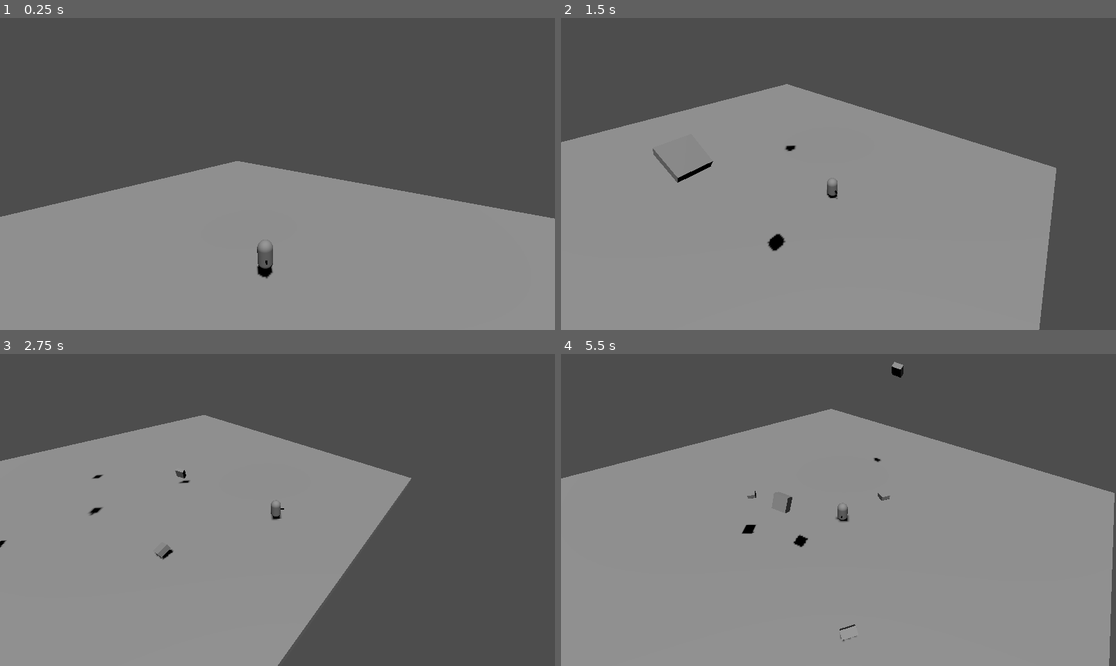
Above: before the commit, frames 1-4 (two rows, left to right).
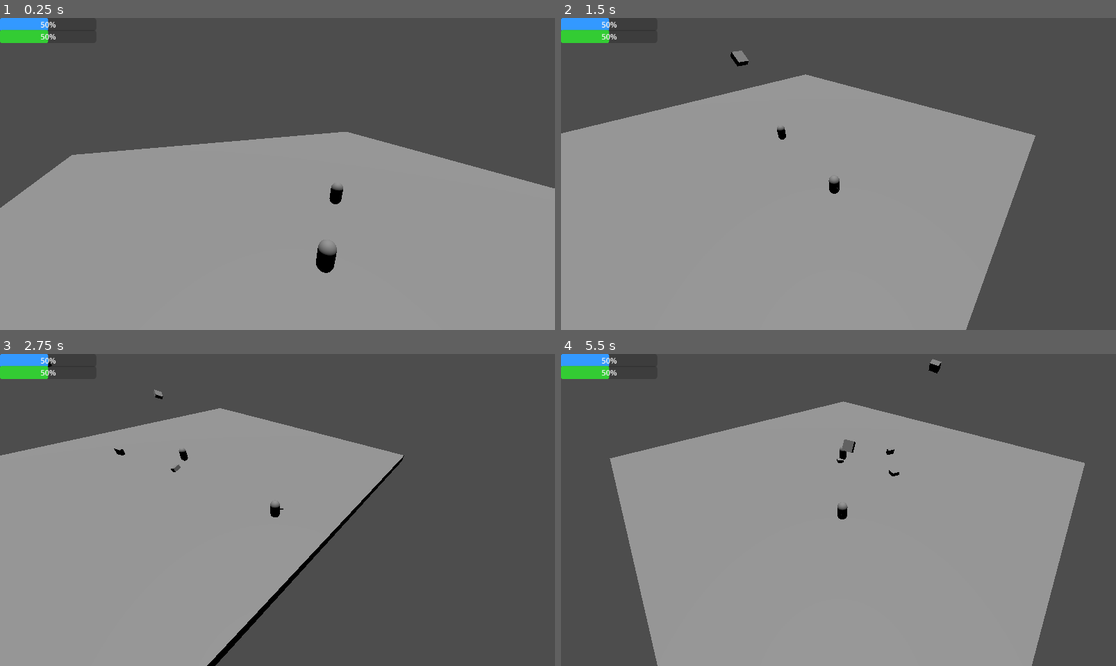
Above: after the commit, the same moments.

Repository: NopksForge/auth-slash
Game: Godot game, scene res://scenes/levels/practice_room/practice_room.tscn
The game is run twice, just before and just after one commit, with the same random seed, the same clock (stepped at 60 frames per second) and the same inputs.
Inputs:
- Up to frame 1 (0.25 s): no input
- Up to frame 2 (1.5 s): hold D (move_right) 0.53-1.28 s; tap Space (move_dash) at 0.6, 1.35 s; hold S (move_down) from 1.28 s (still down)
- Up to frame 3 (2.75 s): release S (move_down) at 2.03 s; hold D (move_right) from 2.03 s (still down); tap Space (move_dash) at 2.1 s
- Up to frame 4 (5.5 s): release D (move_right) at 2.78 s; hold W (move_up) 2.78-3.53 s; tap Space (move_dash) every 0.75 s from 2.85 to 5.1 s; hold A (move_left) 3.53-5.03 s; hold S (move_down) from 5.03 s (still down)

The runs differ from the first frame. In frame 1, 13% of the frame differs, in the area x 0-100%, y 0-84%; in frame 2, 10%; in frame 3, 8.8%; in frame 4, 19%, in the area x 0-100%, y 0-100%.

Commit message:
add hp system, move common script

Diff:
--- a/scenes/levels/practice_room/practice_room.tscn
+++ b/scenes/levels/practice_room/practice_room.tscn
@@ -1,43 +1,24 @@
-[gd_scene load_steps=8 format=3 uid="uid://coyd7blrkj2f8"]
+[gd_scene load_steps=6 format=3 uid="uid://coyd7blrkj2f8"]
 
-[ext_resource type="Script" path="res://scenes/prefebs/camera_rig/camera_rig.gd" id="1_6g22g"]
-[ext_resource type="Script" path="res://scenes/prefebs/floor/floor.gd" id="2_8ebd8"]
 [ext_resource type="PackedScene" uid="uid://dvkiaxspfn6cj" path="res://characters/Players/Stave.tscn" id="2_cfoec"]
-[ext_resource type="Script" path="res://scenes/prefebs/box_rain/box_rain.gd" id="3_yldo7"]
-[ext_resource type="PackedScene" uid="uid://ggjqnr7jy424" path="res://scenes/prefebs/box/box.tscn" id="5_ukn1i"]
-
-[sub_resource type="BoxMesh" id="BoxMesh_7e2qp"]
-size = Vector3(50, 1, 50)
-
-[sub_resource type="BoxShape3D" id="BoxShape3D_upfsk"]
-size = Vector3(50, 1, 50)
+[ext_resource type="PackedScene" uid="uid://cxflt8vdcpfke" path="res://scenes/prefebs/box_rain/box_rain.tscn" id="2_dti1b"]
+[ext_resource type="PackedScene" uid="uid://dxkash8oax6sx" path="res://scenes/prefebs/floor/floor.tscn" id="6_eoq05"]
+[ext_resource type="PackedScene" uid="uid://bsrfpdlw5p5g3" path="res://script/camera_system/camera_system.tscn" id="6_qukjx"]
+[ext_resource type="PackedScene" uid="uid://b4oo8p8kmn0fv" path="res://scenes/prefebs/scarecrow/scarecrow.tscn" id="6_scarecrow"]
 
 [node name="practice_room" type="Node3D"]
 
-[node name="CameraRig" type="Node3D" parent="."]
-script = ExtResource("1_6g22g")
-
-[node name="Camera" type="Camera3D" parent="CameraRig"]
-
-[node name="Floor" type="StaticBody3D" parent="."]
-transform = Transform3D(0.707107, 0, 0.707107, 0, 1, 0, -0.707107, 0, 0.707107, 0, -0.5, 0)
-script = ExtResource("2_8ebd8")
-metadata/_edit_group_ = true
-
-[node name="MeshInstance3D" type="MeshInstance3D" parent="Floor"]
-mesh = SubResource("BoxMesh_7e2qp")
-
-[node name="CollisionShape3D" type="CollisionShape3D" parent="Floor"]
-shape = SubResource("BoxShape3D_upfsk")
-
 [node name="DirectionalLight3D" type="DirectionalLight3D" parent="."]
-transform = Transform3D(1, 0, 0, 0, 0.357048, 0.934086, 0, -0.934086, 0.357048, 0, 7.07194, 8.94552)
-shadow_enabled = true
+transform = Transform3D(1, 0, 0, 0, -0.0656122, 0.997845, 0, -0.997845, -0.0656122, 0, 11.84, -0.107965)
 
 [node name="Player" parent="." instance=ExtResource("2_cfoec")]
-transform = Transform3D(1, 0, 0, 0, 1, 0, 0, 0, 1, 3.1445, 1.83423, 0)
+transform = Transform3D(1, 0, 0, 0, 1, 0, 0, 0, 1, 0, 1, 7.28247)
 
-[node name="BoxsRain" type="Node3D" parent="."]
-transform = Transform3D(1, 0, 0, 0, 1, 0, 0, 0, 1, 0, 0, 5.80813)
-script = ExtResource("3_yldo7")
-box_scene = ExtResource("5_ukn1i")
+[node name="BoxRain" parent="." instance=ExtResource("2_dti1b")]
+
+[node name="Scarecrow" parent="." instance=ExtResource("6_scarecrow")]
+transform = Transform3D(1, 0, 0, 0, 1, 0, 0, 0, 1, 0, 1.13693, -0.107965)
+
+[node name="Floor" parent="." instance=ExtResource("6_eoq05")]
+
+[node name="CameraRig" parent="." instance=ExtResource("6_qukjx")]
--- /dev/null
+++ b/scenes/prefebs/box_rain/box_rain.tscn
@@ -0,0 +1,8 @@
+[gd_scene load_steps=3 format=3 uid="uid://cxflt8vdcpfke"]
+
+[ext_resource type="Script" path="res://scenes/prefebs/box_rain/box_rain.gd" id="1_qqf22"]
+[ext_resource type="PackedScene" uid="uid://ggjqnr7jy424" path="res://scenes/prefebs/box/box.tscn" id="2_wefo0"]
+
+[node name="BoxRain" type="Node3D"]
+script = ExtResource("1_qqf22")
+box_scene = ExtResource("2_wefo0")
--- /dev/null
+++ b/scenes/prefebs/floor/floor.tscn
@@ -0,0 +1,19 @@
+[gd_scene load_steps=4 format=3 uid="uid://dxkash8oax6sx"]
+
+[ext_resource type="Script" path="res://scenes/prefebs/floor/floor.gd" id="1_e6i2q"]
+
+[sub_resource type="BoxMesh" id="BoxMesh_bb5ww"]
+size = Vector3(50, 1, 50)
+
+[sub_resource type="BoxShape3D" id="BoxShape3D_h4htu"]
+size = Vector3(50, 1, 50)
+
+[node name="Floor" type="StaticBody3D"]
+transform = Transform3D(0.707107, 0, 0.707107, 0, 1, 0, -0.707107, 0, 0.707107, 0, -0.5, 0)
+script = ExtResource("1_e6i2q")
+
+[node name="MeshInstance3D" type="MeshInstance3D" parent="."]
+mesh = SubResource("BoxMesh_bb5ww")
+
+[node name="CollisionShape3D" type="CollisionShape3D" parent="."]
+shape = SubResource("BoxShape3D_h4htu")
--- /dev/null
+++ b/scenes/prefebs/scarecrow/scarecrow.gd
@@ -0,0 +1,11 @@
+extends StaticBody3D
+
+@onready var health_system = $HealthSystem
+
+func _ready():
+    # Set collision layers
+    collision_layer = 0b00000000_00000000_00000000_00001000  # layer 4 (scarecrow)
+    collision_mask = 0b00000000_00000000_00000000_00000010   # layer 2 (ground)
+
+func take_damage(amount: float) -> void:
+    health_system.take_damage(amount)
--- /dev/null
+++ b/scenes/prefebs/scarecrow/scarecrow.tscn
@@ -0,0 +1,26 @@
+[gd_scene load_steps=5 format=3 uid="uid://b4oo8p8kmn0fv"]
+
+[ext_resource type="Script" path="res://script/health_system/hp_system.gd" id="1_health"]
+[ext_resource type="PackedScene" uid="uid://dgqr2hryeo2ks" path="res://scenes/ui/hud/hp_bar/hp_bar.tscn" id="2_hpbar"]
+
+[sub_resource type="CapsuleShape3D" id="CapsuleShape3D_7wfn2"]
+
+[sub_resource type="CapsuleMesh" id="CapsuleMesh_wir61"]
+
+[node name="Scarecrow" type="StaticBody3D"]
+transform = Transform3D(1, 0, 0, 0, 1, 0, 0, 0, 1, 0, 1, 0)
+
+[node name="CollisionShape3D" type="CollisionShape3D" parent="."]
+shape = SubResource("CapsuleShape3D_7wfn2")
+
+[node name="MeshInstance3D" type="MeshInstance3D" parent="."]
+mesh = SubResource("CapsuleMesh_wir61")
+
+[node name="HealthSystem" type="Node" parent="."]
+script = ExtResource("1_health")
+
+[node name="HPBarAnchor" type="Sprite3D" parent="."]
+transform = Transform3D(1, 0, 0, 0, 1, 0, 0, 0, 1, 0, 2, 0)
+billboard = 1
+
+[node name="HealthBars" parent="HPBarAnchor" instance=ExtResource("2_hpbar")]
--- /dev/null
+++ b/scenes/ui/hud/hp_bar/hp_bar.gd
@@ -0,0 +1,38 @@
+extends Control
+
+@onready var armor_bar = $ArmorBar
+@onready var health_bar = $HealthBar
+
+func _ready():
+	# Get the HealthSystem node
+	var health_system = get_node("root/HealthSystem")  # Adjusted path to reach HealthSystem
+	if health_system:
+		health_system.health_changed.connect(_on_health_changed)
+		health_system.armor_changed.connect(_on_armor_changed)
+
+		# Initialize bars
+		_on_health_changed(health_system.current_health, health_system.max_health)
+		_on_armor_changed(health_system.current_armor, health_system.max_armor)
+
+func _on_health_changed(current_health: float, max_health: float) -> void:
+	var tween = create_tween()
+	tween.tween_property(health_bar, "value", (current_health / max_health) * 100, 0.2)
+
+	if current_health < health_bar.value:
+		# Flash red when taking damage
+		var style = health_bar.get_theme_stylebox("fill")
+		var original_color = style.bg_color
+		style.bg_color = Color.RED
+		await get_tree().create_timer(0.1).timeout
+		style.bg_color = original_color
+
+func _on_armor_changed(current_armor: float, max_armor: float) -> void:
+	var tween = create_tween()
+	tween.tween_property(armor_bar, "value", (current_armor / max_armor) * 100, 0.2)
+	if current_armor < armor_bar.value:
+		# Flash when taking armor damage
+		var style = armor_bar.get_theme_stylebox("fill")
+		var original_color = style.bg_color
+		style.bg_color = Color.WHITE
+		await get_tree().create_timer(0.1).timeout
+		style.bg_color = original_color
--- /dev/null
+++ b/scenes/ui/hud/hp_bar/hp_bar.tscn
@@ -0,0 +1,43 @@
+[gd_scene load_steps=4 format=3 uid="uid://dgqr2hryeo2ks"]
+
+[ext_resource type="Script" path="res://scenes/ui/hud/hp_bar/hp_bar.gd" id="1_health_bar_ui"]
+
+[sub_resource type="StyleBoxFlat" id="StyleBoxFlat_armor"]
+bg_color = Color(0.2, 0.6, 1, 1)
+corner_radius_top_left = 4
+corner_radius_top_right = 4
+corner_radius_bottom_right = 4
+corner_radius_bottom_left = 4
+
+[sub_resource type="StyleBoxFlat" id="StyleBoxFlat_health"]
+bg_color = Color(0.2, 0.8, 0.2, 1)
+corner_radius_top_left = 4
+corner_radius_top_right = 4
+corner_radius_bottom_right = 4
+corner_radius_bottom_left = 4
+
+[node name="HealthBars" type="Control"]
+layout_mode = 3
+anchors_preset = 15
+anchor_right = 1.0
+anchor_bottom = 1.0
+grow_horizontal = 2
+grow_vertical = 2
+script = ExtResource("1_health_bar_ui")
+
+[node name="ArmorBar" type="ProgressBar" parent="."]
+custom_minimum_size = Vector2(200, 20)
+layout_mode = 0
+offset_right = 200.0
+offset_bottom = 20.0
+theme_override_styles/fill = SubResource("StyleBoxFlat_armor")
+value = 50.0
+
+[node name="HealthBar" type="ProgressBar" parent="."]
+custom_minimum_size = Vector2(200, 20)
+layout_mode = 0
+offset_top = 25.0
+offset_right = 200.0
+offset_bottom = 45.0
+theme_override_styles/fill = SubResource("StyleBoxFlat_health")
+value = 50.0
--- /dev/null
+++ b/scenes/ui/hud/hp_bar/hp_bar_theme.tres
@@ -0,0 +1,17 @@
+[gd_resource type="Theme" load_steps=3 format=3 uid="uid://b3o0ogevnttt3"]
+
+[sub_resource type="StyleBoxFlat" id="StyleBoxFlat_background"]
+bg_color = Color(0.1, 0.1, 0.1, 1)
+corner_radius_top_right = 4
+corner_radius_bottom_right = 4
+corner_radius_bottom_left = 4
+
+[sub_resource type="StyleBoxFlat" id="StyleBoxFlat_health"]
+bg_color = Color(0.2, 0.8, 0.2, 1)
+corner_radius_top_right = 4
+corner_radius_bottom_right = 4
+corner_radius_bottom_left = 4
+
+[resource]
+ProgressBar/styles/background = SubResource("StyleBoxFlat_background")
+ProgressBar/styles/fill = SubResource("StyleBoxFlat_health")
--- /dev/null
+++ b/script/camera_system/camera_system.tscn
@@ -0,0 +1,8 @@
+[gd_scene load_steps=2 format=3 uid="uid://bsrfpdlw5p5g3"]
+
+[ext_resource type="Script" path="res://script/camera_system/camera_system.gd" id="1_vu557"]
+
+[node name="CameraRig" type="Node3D"]
+script = ExtResource("1_vu557")
+
+[node name="Camera" type="Camera3D" parent="."]
--- /dev/null
+++ b/script/health_system/hp_system.gd
@@ -0,0 +1,51 @@
+class_name HealthSystem
+extends Node
+
+signal health_changed(current_health: float, max_health: float)
+signal armor_changed(current_armor: float, max_armor: float)
+signal died
+
+@export_range(0, 1000) var max_health: float = 100.0
+@export_range(0, 1000) var max_armor: float = 50.0
+@export var invulnerability_time: float = 0.5
+
+var current_health: float
+var current_armor: float
+var is_invulnerable: bool = false
+
+func _ready():
+	current_health = max_health
+	current_armor = max_armor
+
+func take_damage(damage: float) -> void:
+	if is_invulnerable:
+		return
+
+	# Damage armor first
+	if current_armor > 0:
+		var armor_damage = min(current_armor, damage)
+		current_armor -= armor_damage
+		damage -= armor_damage
+		armor_changed.emit(current_armor, max_armor)
+
+	# If there's remaining damage, apply to health
+	if damage > 0:
+		current_health -= damage
+		current_health = max(0, current_health)
+		health_changed.emit(current_health, max_health)
+
+		if current_health <= 0:
+			died.emit()
+
+	# Add invulnerability
+	is_invulnerable = true
+	await get_tree().create_timer(invulnerability_time).timeout
+	is_invulnerable = false
+
+func heal(amount: float) -> void:
+	current_health = min(current_health + amount, max_health)
+	health_changed.emit(current_health, max_health)
+
+func repair_armor(amount: float) -> void:
+	current_armor = min(current_armor + amount, max_armor)
+	armor_changed.emit(current_armor, max_armor)
Renamed: scenes/prefebs/camera_rig/camera_rig.gd -> script/camera_system/camera_system.gd
